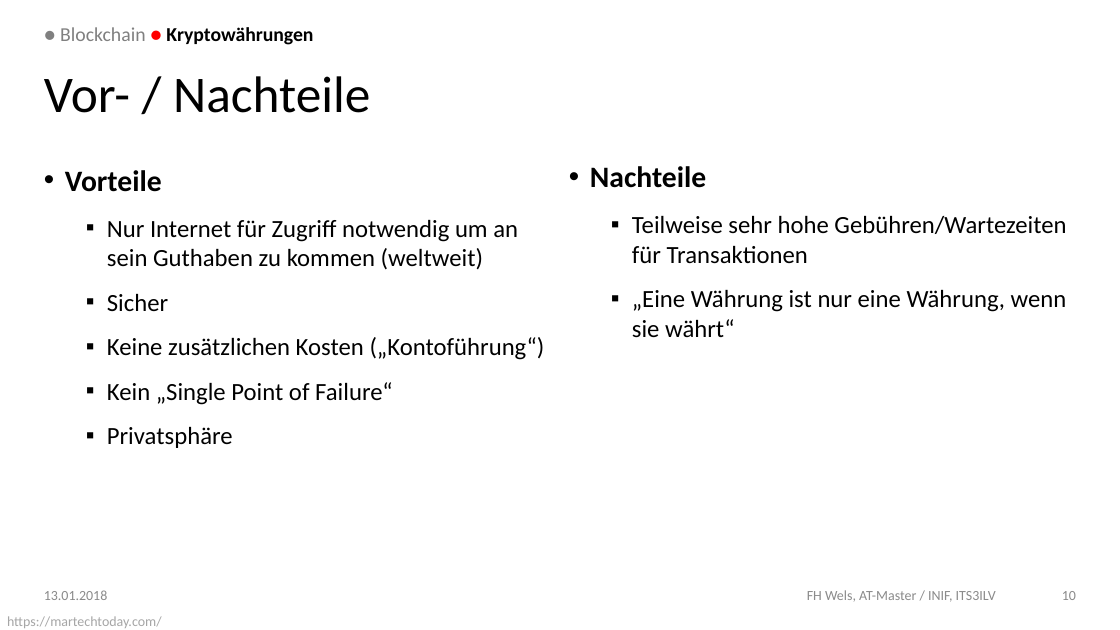
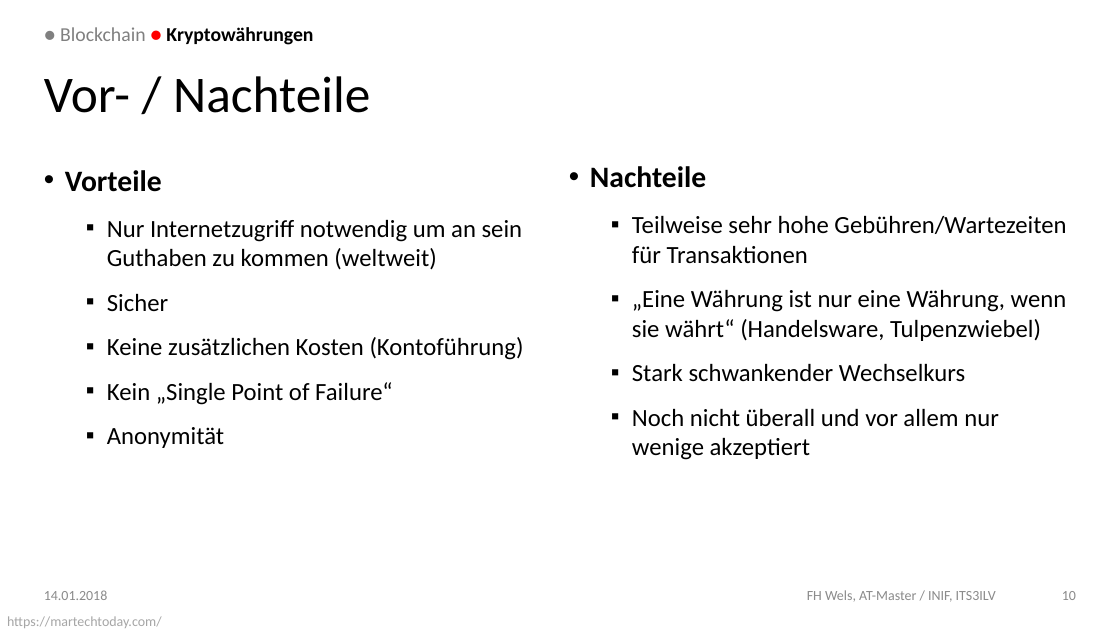
Before and after one commit to DoSchoe/ITS, a slide deck: slide 10 of Präsentation/Blockchain – Technologie.pptx. Drawn at 1120x630 pixels with LibreOffice and Linux fonts; fonts in the diff are those of the drawing; background and template pictures are left out. Boxes give left, top, right and bottom in pixels: in the first picture for what was removed or moved away, otherwise in the second. Text is boxed around its words. In the diff, an @@ line names an element or a change of style, - is before the commit and + after.

```diff
--- a/Präsentation/Blockchain – Technologie.pptx
+++ b/Präsentation/Blockchain – Technologie.pptx
@@ text at <box>107,220,523,270</box>: text changed @@
-  ▪ Nur Internet für Zugriff notwendig um an sein Guthaben zu kommen (weltweit)
+  ▪ Nur Internetzugriff notwendig um an sein Guthaben zu kommen (weltweit)
@@ text at <box>632,290,1067,460</box>: text changed @@
-  ▪ „Eine Währung ist nur eine Währung, wenn sie währt“
+  ▪ „Eine Währung ist nur eine Währung, wenn sie währt“ (Handelsware, Tulpenzwiebel)
+  ▪ Stark schwankender Wechselkurs
+  ▪ Noch nicht überall und vor allem nur wenige akzeptiert
@@ text at <box>107,337,524,360</box>: text changed @@
-  ▪ Keine zusätzlichen Kosten („Kontoführung“)
+  ▪ Keine zusätzlichen Kosten (Kontoführung)
@@ text at <box>107,427,224,448</box>: text changed @@
-  ▪ Privatsphäre
+  ▪ Anonymität
@@ text at <box>44,590,107,600</box>: text changed @@
-13.01.2018
+14.01.2018
```
Also in this commit, not shown: 16 other slides changed, 1 other file.
